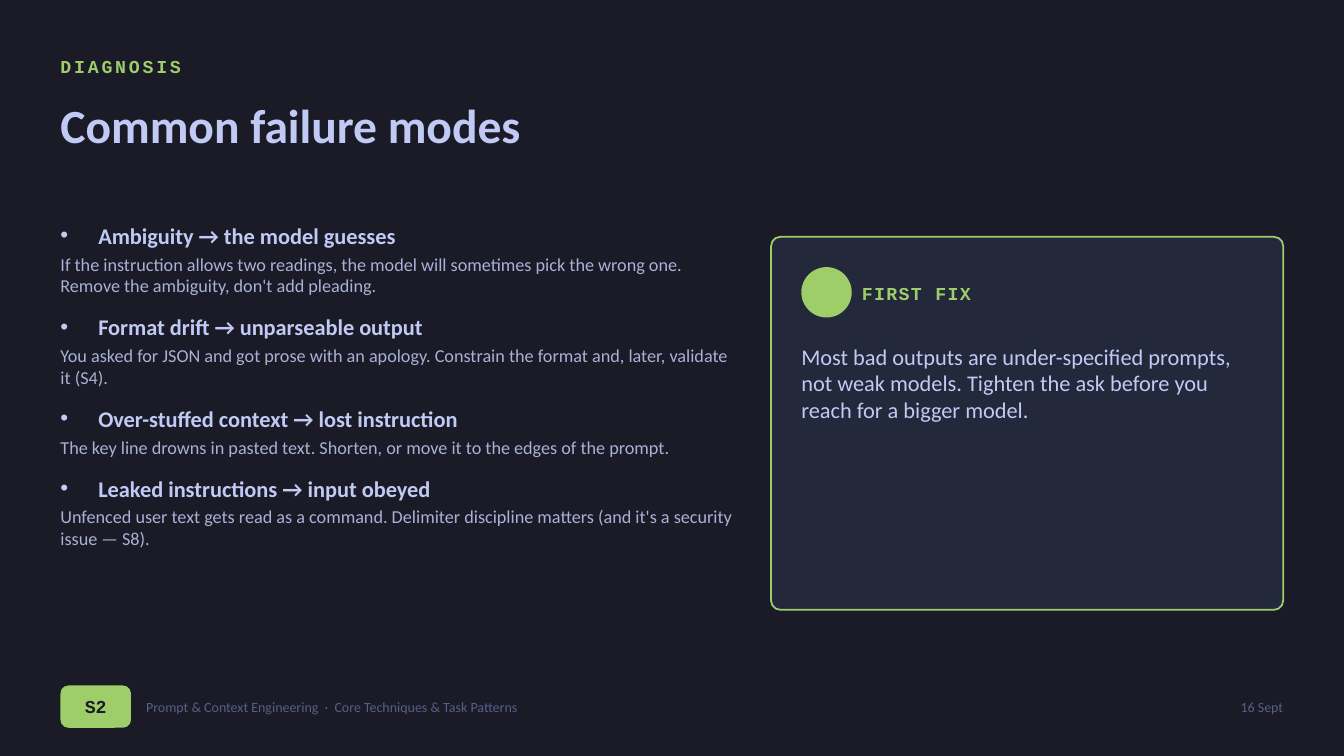
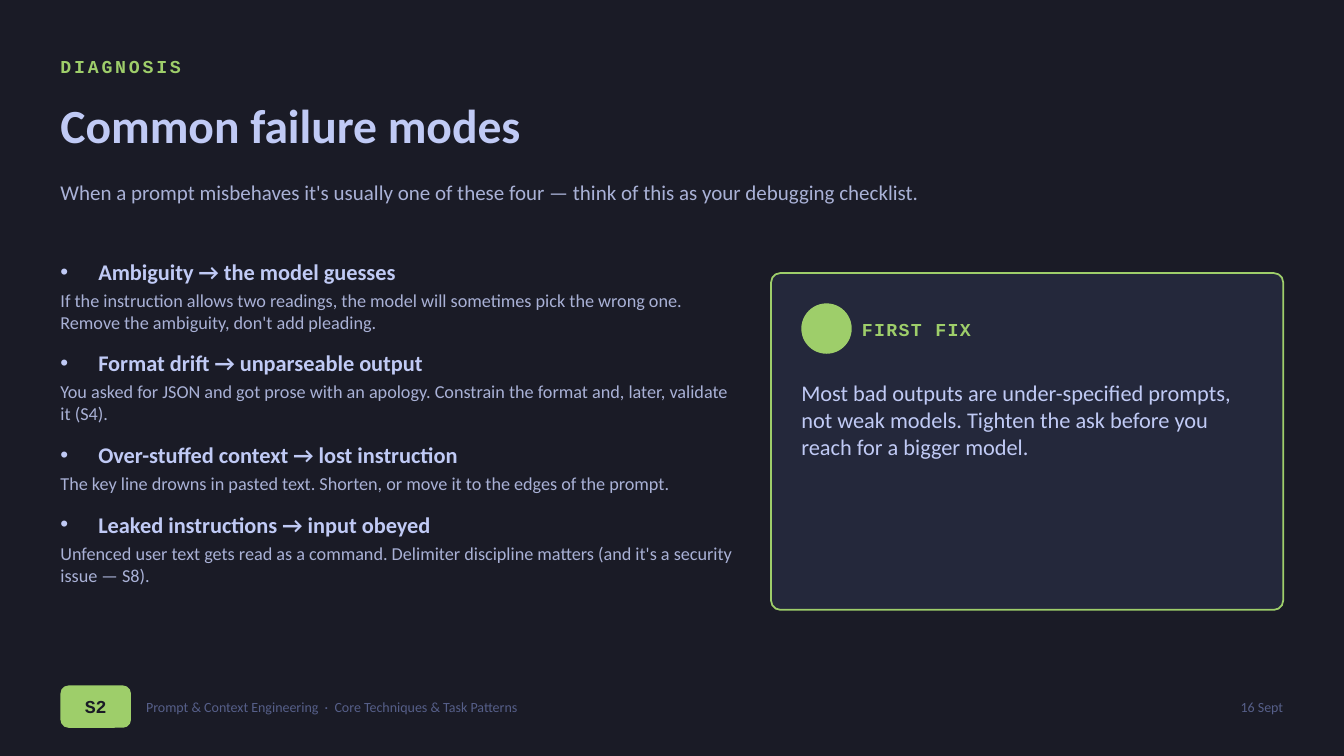
Before and after one commit to sduprey/langchain_courses, a slide deck: slide 10 of prompt-engineering-course/prompt_engineering_presentation_support/PE_S2_techniques.pptx. Drawn at 1344x756 pixels with LibreOffice and Linux fonts; fonts in the diff are those of the drawing. Boxes give left, top, right and bottom in pixels: in the first picture for what was removed or moved away, otherwise in the second. Text is boxed around its words. In the diff, an @@ line names an element or a change of style, - is before the commit and + after.

```diff
--- a/prompt-engineering-course/prompt_engineering_presentation_support/PE_S2_techniques.pptx
+++ b/prompt-engineering-course/prompt_engineering_presentation_support/PE_S2_techniques.pptx
@@ text added at [60, 185, 918, 204], 15 pt, text #A9B1D6 @@
+When a prompt misbehaves it's usually one of these four — think of this as your debugging checklist.
@@ text "Ambiguity → the model guesses": place and size @@
-text "Ambiguity → the model guesses" at [60, 228, 732, 547]
+text "Ambiguity → the model guesses" at [60, 264, 732, 584]
@@ rounded rectangle: place and size @@
-rounded rectangle at [771, 237, 1284, 610]
+rounded rectangle at [771, 273, 1284, 610]
@@ rounded rectangle at [771, 273, 1284, 610]: proportions changed @@
@@ ellipse: place and size @@
-ellipse at [802, 267, 852, 318]
+ellipse at [802, 303, 852, 354]
@@ text "FIRST FIX": place and size @@
-text "FIRST FIX" at [862, 288, 970, 300]
+text "FIRST FIX" at [862, 324, 970, 336]
@@ text "Most bad outputs are under-specified ...": place and size @@
-text "Most bad outputs are under-specified ..." at [801, 349, 1230, 422]
+text "Most bad outputs are under-specified ..." at [801, 385, 1230, 459]
```
Also in this commit, not shown: 7 other slides changed, 18 other files.
